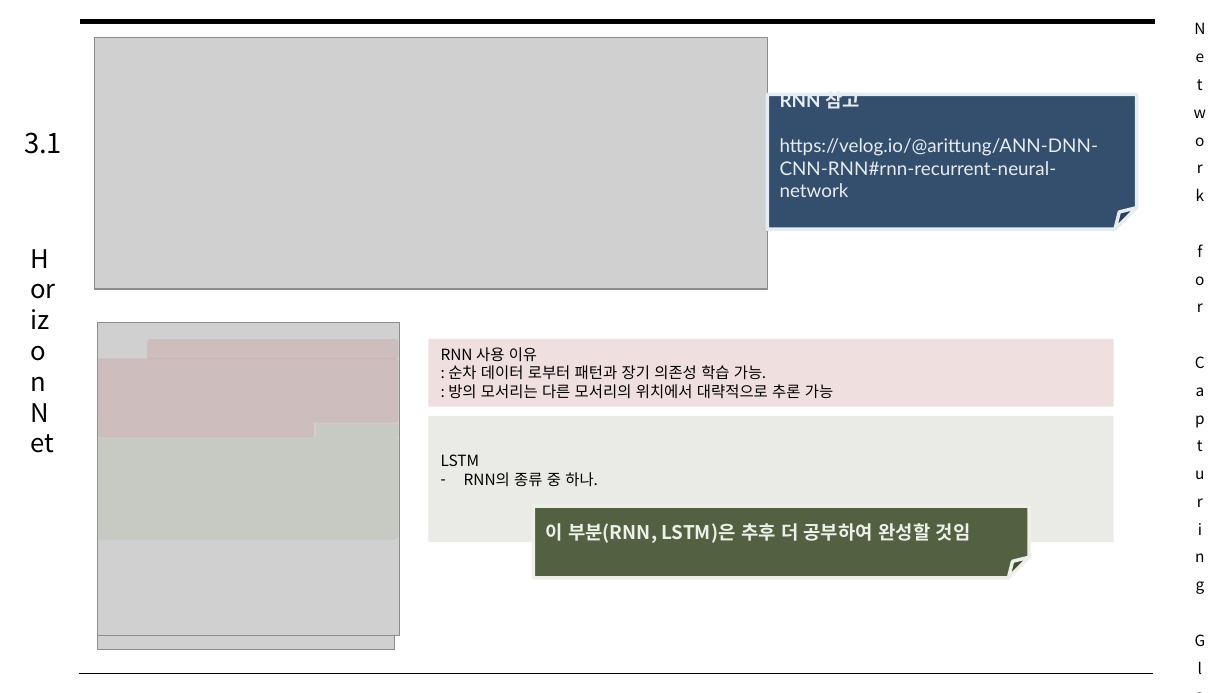
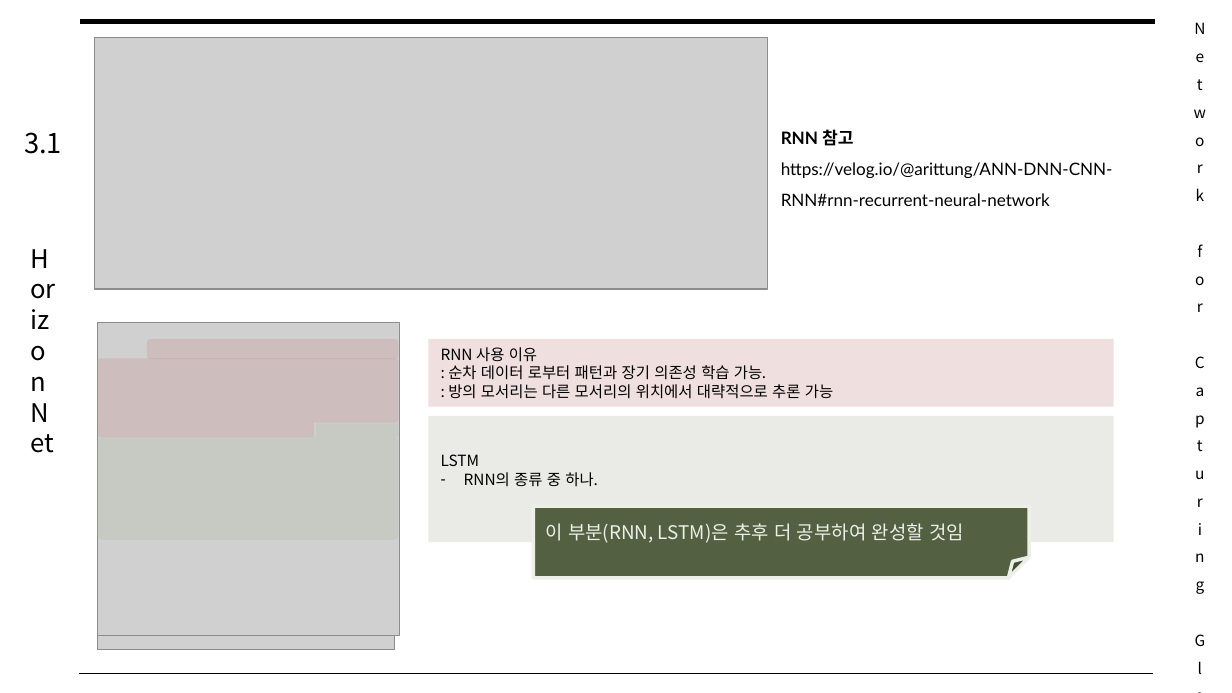
Before and after one commit to arittung/3D_Room_Layout_estimation, a slide deck: slide 6 of 관련 자료/HorizonNet 논문 해석.pptx. Drawn at 1232x693 pixels with LibreOffice and Linux fonts; fonts in the diff are those of the drawing; grey boxes stand for pictures. Boxes give left, top, right and bottom in pixels: in the first picture for what was removed or moved away, otherwise in the second. Text is boxed around its words. In the diff, an @@ line names an element or a change of style, - is before the commit and + after.

```diff
--- a/관련 자료/HorizonNet 논문 해석.pptx
+++ b/관련 자료/HorizonNet 논문 해석.pptx
@@ text "RNN 참고" moved from (x1=768, y1=95, x2=1137, y2=229) to (x1=781, y1=129, x2=1113, y2=206) @@
@@ text "RNN 참고" at (x1=781, y1=129, x2=1113, y2=206): size 11 to 10 pt, text colour #E6ECF3 to #000000; font Noto Sans CJK KR to Lato in "참고"; line spacing 1 to 1.5; vertical alignment bottom to middle; fill #344E6D to none; outline #E6ECF3 2 pt to none @@
@@ folded corner "이 부분(RNN, LSTM)은 추후 더 ..." at (x1=533, y1=506, x2=1029, y2=578): bold off @@
```
Also in this commit, not shown: 1 other slide changed, 2 other files.
